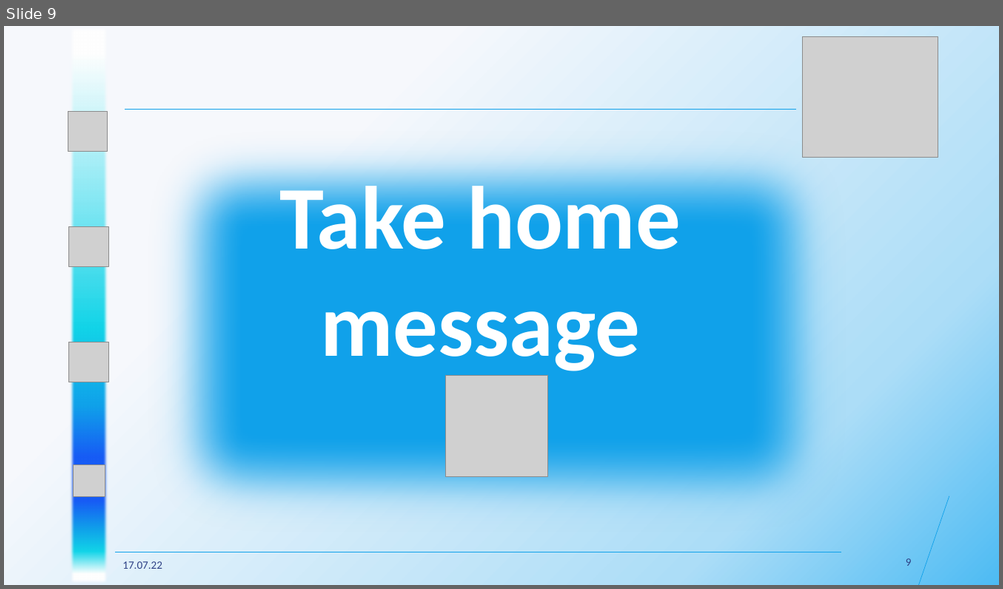
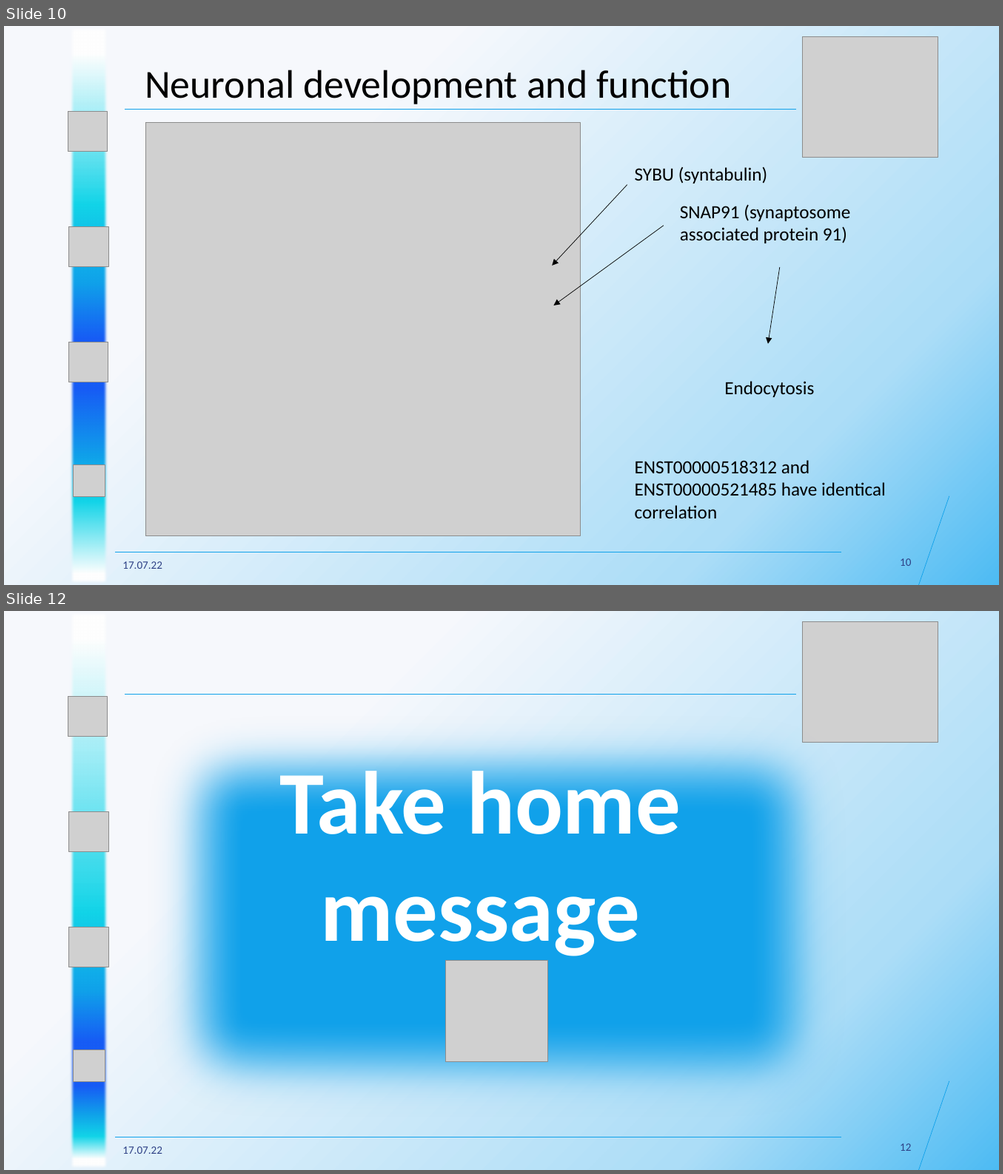
Before and after one commit to datascience-mobi-2022/2022-topic-04-team-01, a slide deck: Presentations/Final Presentation/Presentation.pptx. Shown one above the other, each under a label of ours: slide 9 before the commit, slides 10 and 12 after it; the slides between them are not shown. The pictures are 1003x589 and 1003x1174 pixels, drawn with LibreOffice and Linux fonts; fonts in the diff are those of the drawing; grey boxes stand for pictures. Boxes give left, top, right and bottom in pixels: in the first picture for what was removed or moved away, otherwise in the second. Text is boxed around its words. In the diff, an @@ line names an element or a change of style, - is before the commit and + after.

```diff
--- a/Presentations/Final Presentation/Presentation.pptx
+++ b/Presentations/Final Presentation/Presentation.pptx
@@ slide 10 added at [4,26,999,585], background gradient #F6F8FC to #ACDDF7 to #4DBBF3 @@
@@ rectangle added at [69,26,108,585], fill gradient #FFFFFF to #12D4E8 to #10A1EA to #175CF5 @@
@@ picture added at [802,36,938,157] @@
@@ text added at [145,70,731,104], 38.4 pt, text #000000 @@
+Neuronal development and function
@@ picture added at [68,112,108,151] @@
@@ line added from (125, 109) to (797, 109), #10A1EA 0.5 pt @@
@@ picture added at [146,123,580,537] @@
@@ text added at [634,167,767,184], 18 pt, text #000000 @@
+SYBU (syntabulin)
@@ arrow added from (627, 185) to (552, 266), #000000 0.5 pt @@
@@ text added at [680,204,850,244], 18 pt, text #000000 @@
+SNAP91 (synaptosome associated protein 91)
@@ picture added at [69,227,108,267] @@
@@ arrow added from (663, 226) to (554, 306), #000000 0.5 pt @@
@@ arrow added from (780, 268) to (768, 344), #000000 0.5 pt @@
@@ picture added at [68,343,108,383] @@
@@ text added at [724,381,814,397], 18 pt, text #000000 @@
+Endocytosis
@@ picture added at [74,466,105,497] @@
@@ text added at [634,460,885,519], 18 pt, text #000000 @@
+ENST00000518312 and ENST00000521485 have identical correlation
@@ line added from (949, 497) to (919, 585), #10A1EA 0.5 pt @@
@@ line added from (115, 553) to (841, 553), #10A1EA 0.5 pt @@
@@ text added at [122,562,162,569], 10.8 pt, text #2E4186 @@
+17.07.22
@@ page number added at [899,559,910,566], 10.8 pt, text #2E4186 @@
+10
@@ what was slide 9 is now slide 12 @@
@@ page number at [899,1144,910,1151]: text changed @@
-9
+12
```
Also in this commit, not shown: 4 slides changed, 2 other slides added, 1 other file.
